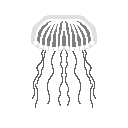
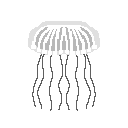
The second 128x128 image is a revision of the first. Changes to its layers:
painted on "jellyfish-body" over [28, 15, 100, 111]
